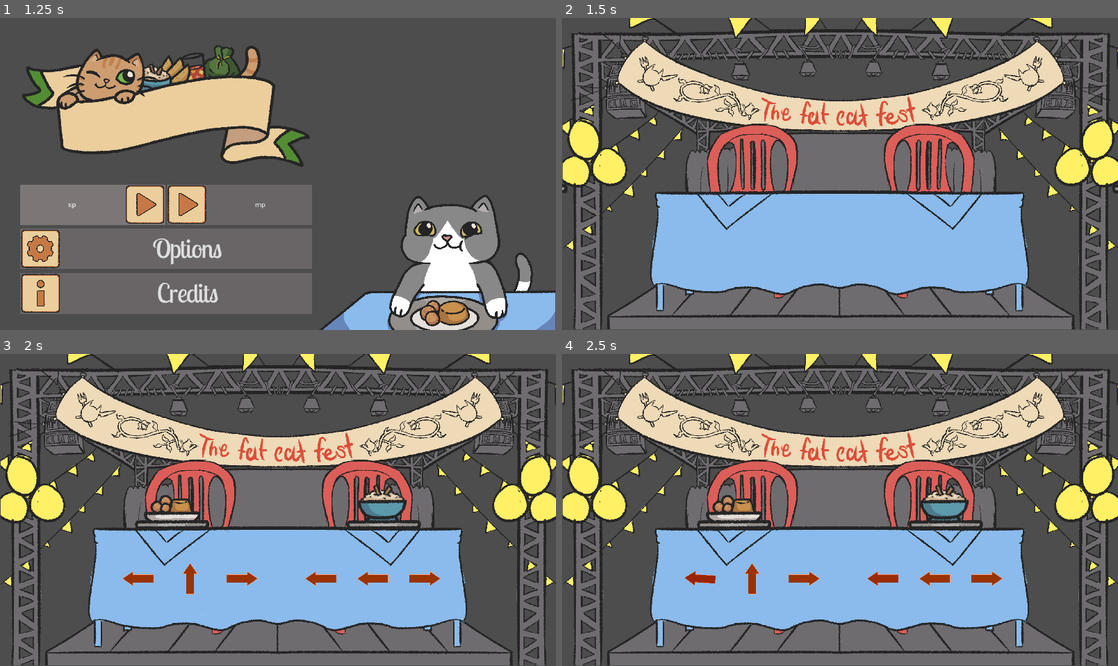
Above: before the commit, frames 1-4 (two rows, left to right).
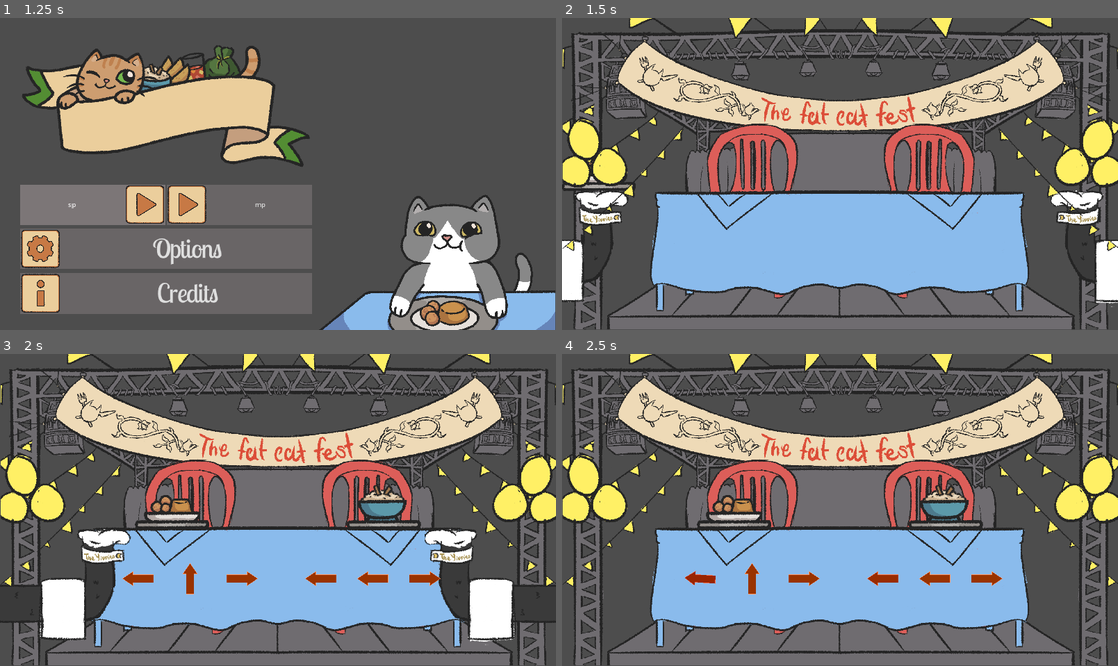
Above: after the commit, the same moments.

Repository: soetgdeznsgk/GGJ24---Fat-Cat-Fest
Game: Godot game, scene res://Escenas/Menus/menu_principal.tscn
The game is run twice, just before and just after one commit, with the same random seed, the same clock (stepped at 60 frames per second) and the same inputs. The engine's default icon, where the game draws it, is replaced by a stand-in: a white triangle on a blue panel in a dark square.
Inputs (mouse positions are in pixels of both pictures, inside the frame that each line leads up to):
- Up to frame 1 (1.25 s): click "Play" at 0.5 s
- Up to frame 2 (1.5 s): click "sp" at 1.25 s
- Up to frame 3 (2 s): no input
- Up to frame 4 (2.5 s): move the mouse to (962, 494) at 2.02 s; hold Right (DerechaPj1) from 2.03 s (still down); tap S (AbajoPj2) at 2.1 s; click (962, 494) at 2.17 s

Frame 1 is identical in both runs. In frame 2, 4.0% of the frame differs, in the area x 0-100%, y 45-93%; in frame 3, 6.9%, in the area x 0-100%, y 56-94%; in frame 4, nothing differs.

Commit message:
animacionbrazo !!!!!!

Diff:
--- a/Escenas/Maingame/comidas.tscn
+++ b/Escenas/Maingame/comidas.tscn
@@ -1,6 +1,8 @@
-[gd_scene load_steps=2 format=3 uid="uid://bcrmlxmuoakqy"]
+[gd_scene load_steps=4 format=3 uid="uid://bcrmlxmuoakqy"]
 
 [ext_resource type="Script" path="res://Logica/comidas.gd" id="1_kch2t"]
+[ext_resource type="PackedScene" uid="uid://bvky3j2w3lkt" path="res://Escenas/Recetas/BrazoP1.tscn" id="2_lfm41"]
+[ext_resource type="PackedScene" uid="uid://ckkr4o70aiv3i" path="res://Escenas/Recetas/BrazoP2.tscn" id="3_3slu5"]
 
 [node name="comidas" type="Node2D"]
 script = ExtResource("1_kch2t")
@@ -8,5 +10,11 @@
 [node name="RecetaPlayer1" type="Node2D" parent="."]
 position = Vector2(-1050, -10)
 
+[node name="BrazoP1" parent="RecetaPlayer1" instance=ExtResource("2_lfm41")]
+position = Vector2(-650, 291)
+
 [node name="RecetaPlayer2" type="Node2D" parent="."]
 position = Vector2(1050, -10)
+
+[node name="BrazoP2" parent="RecetaPlayer2" instance=ExtResource("3_3slu5")]
+position = Vector2(650, 291)
--- /dev/null
+++ b/Escenas/Recetas/BrazoP1.tscn
@@ -0,0 +1,6 @@
+[gd_scene load_steps=2 format=3 uid="uid://bvky3j2w3lkt"]
+
+[ext_resource type="Texture2D" uid="uid://dvep8ni2bwd7l" path="res://Sprites/Comidas/brazoleft.png" id="1_60ssm"]
+
+[node name="BrazoP1" type="Sprite2D"]
+texture = ExtResource("1_60ssm")
--- /dev/null
+++ b/Escenas/Recetas/BrazoP2.tscn
@@ -0,0 +1,7 @@
+[gd_scene load_steps=2 format=3 uid="uid://ckkr4o70aiv3i"]
+
+[ext_resource type="Texture2D" uid="uid://djigu8lrvu8ok" path="res://Sprites/Comidas/brazoright.png" id="1_3tchj"]
+
+[node name="BrazoP2" type="Sprite2D"]
+texture_filter = 1
+texture = ExtResource("1_3tchj")
--- a/Logica/comidas.gd
+++ b/Logica/comidas.gd
@@ -18,8 +18,11 @@
 var primerPlatoStack2 = true
 @onready var recetaPlayer1=get_child(0)
 @onready var recetaPlayer2=get_child(1)
+@onready var brazoP1=recetaPlayer1.get_child(0)
+@onready var brazoP2=recetaPlayer2.get_child(0)
 var recetaActualJugador1
 var recetaActualJugador2
+var recogiendo=false
 
 # Called when the node enters the scene tree for the first time.
 func _ready():
@@ -38,7 +41,6 @@
 	recetaActualJugador1.visible = false
 	recetaActualJugador2.visible = false
 
-
 func reanudarProcesos(_ganador):
 	await get_tree().create_timer(3).timeout
 	recetaActualJugador1.visible = true
@@ -59,6 +61,7 @@
 			recetaActualJugador2.set_frame(2)
 
 func cambiar_sprite_stack(numeroJugadorActual):
+
 	match numeroJugadorActual:
 		1:
 			if primerPlatoStack1:
@@ -88,7 +91,6 @@
 		recetainstanciada2=recetainstanciada.instantiate()
 		recetas1[recetainstanciada1.nombre]=recetainstanciada1
 		recetas2[recetainstanciada2.nombre]=recetainstanciada2
-
 func generarListaRecetas():
 	var rng = RandomNumberGenerator.new()
 	var receta1
@@ -100,66 +102,101 @@
 		recetas2.erase(receta2.nombre)
 		listaRecetasJugador1.append(receta1)
 		listaRecetasJugador2.append(receta2)
-
+#Hace la animacion de entrada, sacando de la pool, añade la receta en el punto de spawn y finalmente la anima
 func entradaReceta(numeroJugador):
 	match numeroJugador:
 		1:
+			sacar_siguiente_receta(numeroJugador)
+			#instancia el brazo y lo añade
 			if recetaActualJugador1!=null:
-				animacion_salida(1)
-			recetaActualJugador1 = listaRecetasJugador1.pop_back()
-			if recetaActualJugador1!=null:
-				recetaPlayer1.add_child(recetaActualJugador1)
-				print(recetaActualJugador1.frame)
+				recetaActualJugador1.position=Vector2(915,-300)
+				brazoP1.add_child(recetaActualJugador1)
 				animacion_entrada(1)
+				#animacion_entrada_brazo(1)
 			else:
 				print("aca se manda a que el P1 gane el juego")
 		2:
+			sacar_siguiente_receta(numeroJugador)
+			#
 			if recetaActualJugador2!=null:
-				animacion_salida(2)
-
-			recetaActualJugador2 = listaRecetasJugador2.pop_back()
-			if recetaActualJugador2!=null:
-				recetaPlayer2.add_child(recetaActualJugador2)
-
+				recetaActualJugador2.position=Vector2(915,-300)
+				brazoP2.add_child(recetaActualJugador2)
 				animacion_entrada(2)
 			else:
 				print("aca se manda a que el P2 gane el juego")
 
 func enviar_moveset(numeroJugador,recetamoveset):
 	Eventos.nuevaComida.emit(numeroJugador,recetamoveset)
-
+func sacar_siguiente_receta(numeroJugador):
+	match numeroJugador:
+		1:
+			recetaActualJugador1 = listaRecetasJugador1.pop_back()
+		2:
+			recetaActualJugador2 = listaRecetasJugador2.pop_back()
 func animacion_entrada(numeroJugador):
 	#tween que mueve a la receta actual
 	var tween=create_tween()
 	tween.set_ease(Tween.EASE_IN)
-	var recetaAMover
+	var brazoamover
 	var direccionMov=Vector2.ZERO
 	match numeroJugador:
 		1:
-			recetaAMover=recetaActualJugador1
-			direccionMov=Vector2(790,0)
-		2:
-			recetaAMover=recetaActualJugador2
-			direccionMov=Vector2(-790,0)
-	#print(recetaActual.moveset)
-
-	tween.tween_property(recetaAMover,"position",direccionMov,.5)
-	tween.tween_callback(enviar_moveset.bind(numeroJugador,recetaAMover.moveset))
+			brazoamover=brazoP1
+			direccionMov=Vector2(-125,300)
+		2:
+			brazoamover=brazoP2
+			direccionMov=Vector2(125,300)
+	tween.tween_property(brazoamover,"position",direccionMov,0.5)
+	#tween.tween_property(recetaAMover,"position",direccionMov,.5)
+	var recetahija=brazoamover.get_child(0)
+	tween.tween_callback(enviar_moveset.bind(numeroJugador,recetahija.moveset))
+	tween.tween_callback(animacion_salida.bind(numeroJugador))
+	if recogiendo:
+		tween.tween_callback(recoger.bind(numeroJugador))
 	#tween.tween_callback(prueba.bind(recetaAMover))
 
-
 func animacion_salida(numeroJugador):
+	var hijoMesa
 	var tween=create_tween()
 	tween.set_ease(Tween.EASE_OUT)
-	var recetaAMover
+	var brazoamover
 	var direccionMov=Vector2.ZERO
 	match numeroJugador:
 		1:
-			recetaAMover=recetaActualJugador1
-			direccionMov=Vector2(0,0)
-		2:
-			recetaAMover=recetaActualJugador2
-			direccionMov=Vector2(0,0)
-	tween.tween_property(recetaAMover,"position",direccionMov,.5)
-	tween.tween_callback(recetaAMover.queue_free)
-	tween.tween_callback(cambiar_sprite_stack.bind(numeroJugador))
+			hijoMesa=brazoP1.get_child(0)
+			brazoP1.remove_child(hijoMesa)
+			recetaPlayer1.add_child(hijoMesa)
+			hijoMesa.position=Vector2(790,0)
+			brazoamover=brazoP1
+			direccionMov=Vector2(-650,300)
+		2:
+			hijoMesa=brazoP2.get_child(0)
+			brazoP2.remove_child(hijoMesa)
+			recetaPlayer2.add_child(hijoMesa)
+			hijoMesa.position=Vector2(-790,0)
+			brazoamover=brazoP2
+			direccionMov=Vector2(650,300)
+
+	tween.tween_property(brazoamover,"position",direccionMov,.5)
+	tween.tween_callback(empezar_a_recoger)
+	if recogiendo:
+		tween.tween_callback(cambiar_sprite_stack.bind(numeroJugador))
+
+
+func empezar_a_recoger():
+	recogiendo=true
+func recoger(numeroJugador):
+	var recetaallevar
+	match numeroJugador:
+		1:
+			recetaallevar=recetaPlayer1.get_child(1)
+			recetaPlayer1.remove_child(recetaallevar)
+			brazoP1.add_child(recetaallevar)
+			recetaallevar.position=Vector2(915,-300)
+			brazoP1.remove_child(recetaallevar)
+		2:
+			recetaallevar=recetaPlayer2.get_child(1)
+			recetaPlayer2.remove_child(recetaallevar)
+			brazoP2.add_child(recetaallevar)
+			recetaallevar.position=Vector2(-915,-300)
+			brazoP2.remove_child(recetaallevar)
Binary file added: Sprites/Comidas/brazoleft.png
Not shown, added: Sprites/Comidas/brazoleft.png.import
Binary file added: Sprites/Comidas/brazoright.png
Not shown, added: Sprites/Comidas/brazoright.png.import
Binary file added: Sprites/QuickTimeEvent/brazoleft.png
Not shown, added: Sprites/QuickTimeEvent/brazoleft.png.import
Binary file added: Sprites/QuickTimeEvent/brazoright.png
Not shown, added: Sprites/QuickTimeEvent/brazoright.png.import
